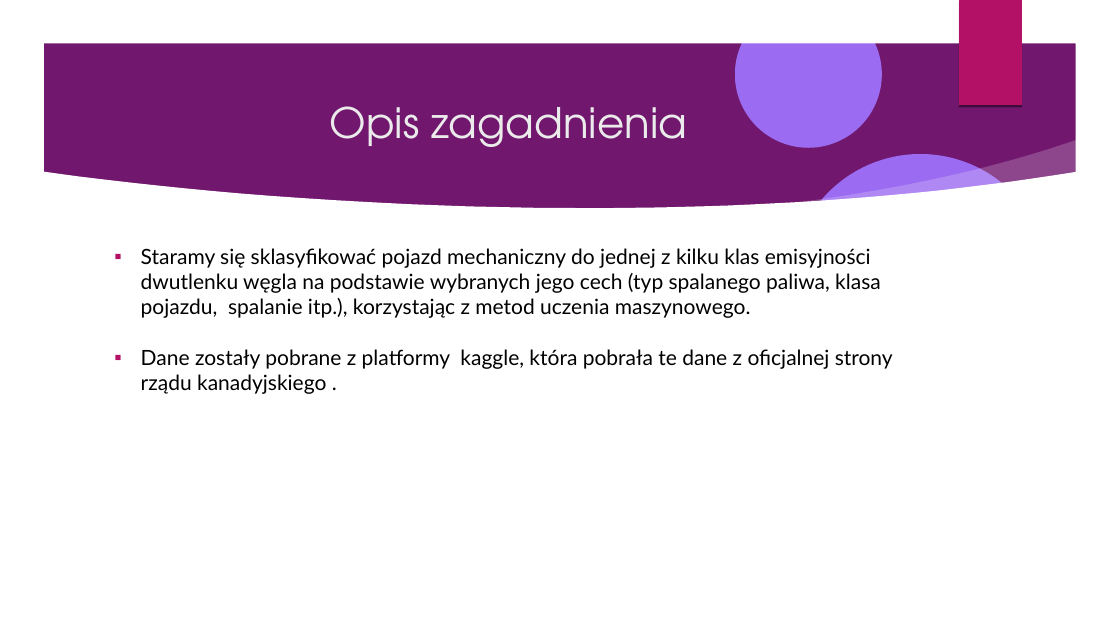
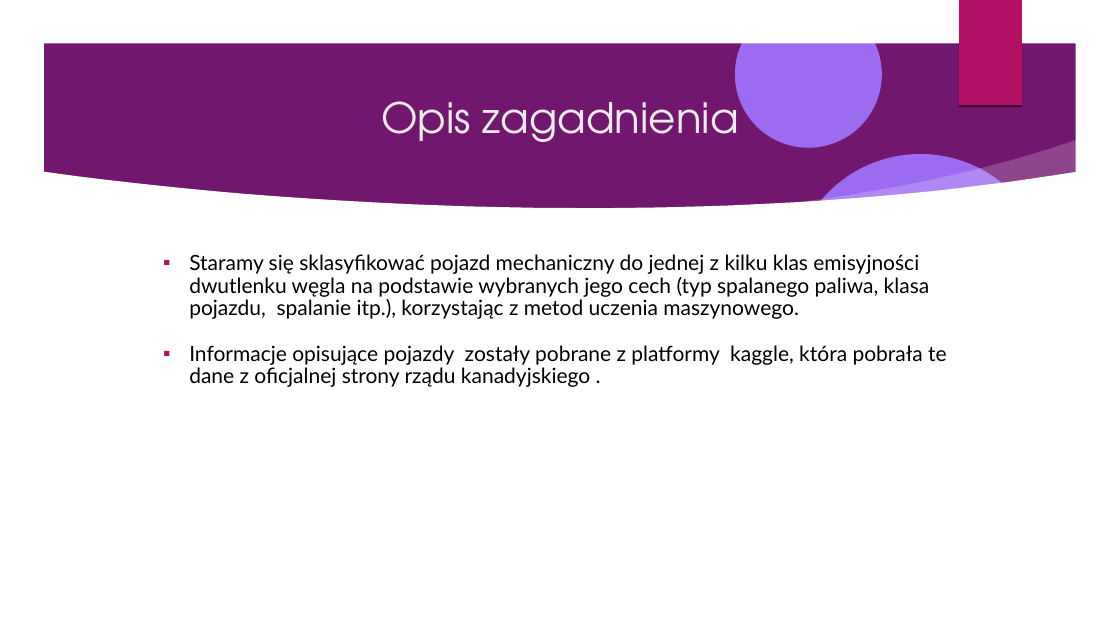
Before and after one commit to Pawel-Tomasz-Nowak/Scientific-collaboration, a slide deck: slide 2 of Prezentacje/prezentacja z ukrojonymi slajdami.odp. Drawn at 1120x630 pixels with LibreOffice and Linux fonts; fonts in the diff are those of the drawing; background and template pictures are left out. Boxes give left, top, right and bottom in pixels: in the first picture for what was removed or moved away, otherwise in the second. Text is boxed around its words. In the diff, an @@ line names an element or a change of style, - is before the commit and + after.

```diff
--- a/Prezentacje/prezentacja z ukrojonymi slajdami.odp
+++ b/Prezentacje/prezentacja z ukrojonymi slajdami.odp
@@ title "Opis zagadnienia" rewrapped from (330, 106, 687, 147) to (381, 89, 739, 142) @@
@@ text "Staramy się sklasyfikować pojazd mechaniczny ...": place and size @@
-text "Staramy się sklasyfikować pojazd mechaniczny ..." at (141, 248, 893, 394)
+text "Staramy się sklasyfikować pojazd mechaniczny ..." at (189, 254, 947, 387)
@@ text at (189, 254, 930, 319): line spacing 1 to 0.9 @@
@@ text at (189, 345, 947, 387): text changed @@
-▪ Dane zostały pobrane z platformy kaggle, która pobrała te dane z oficjalnej strony rządu kanadyjskiego .
+▪ Informacje opisujące pojazdy zostały pobrane z platformy kaggle, która pobrała te dane z oficjalnej strony rządu kanadyjskiego .
```
Also in this commit, not shown: 39 other slides changed, 5 slides added, 5 slides removed.
